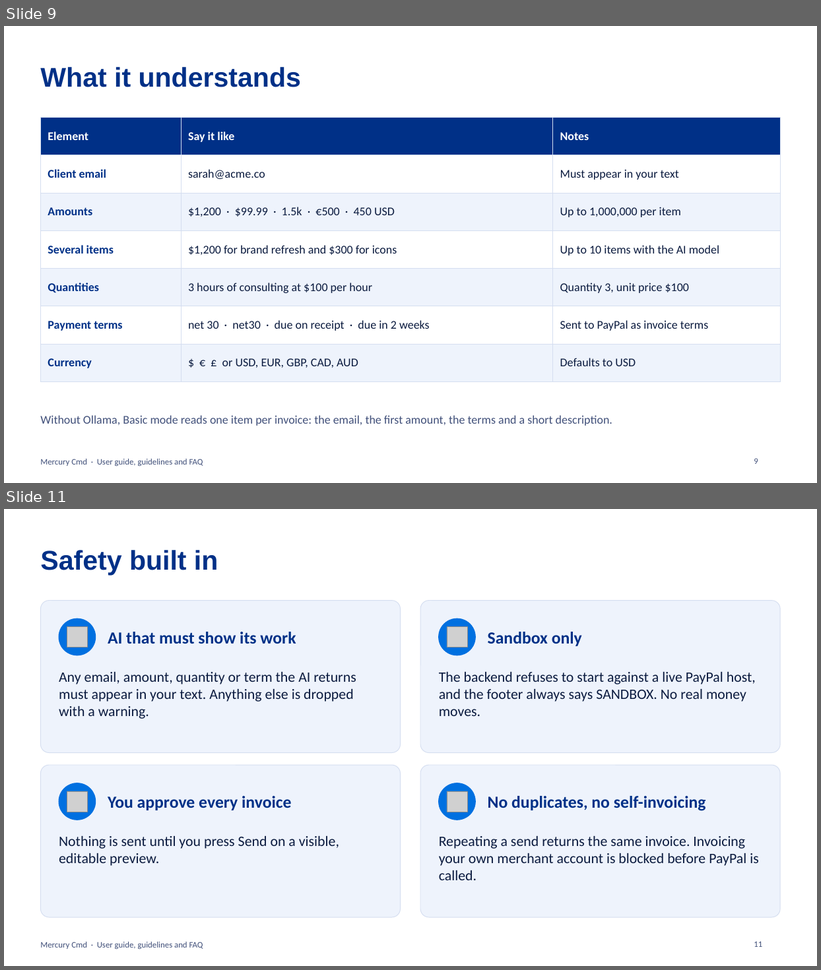
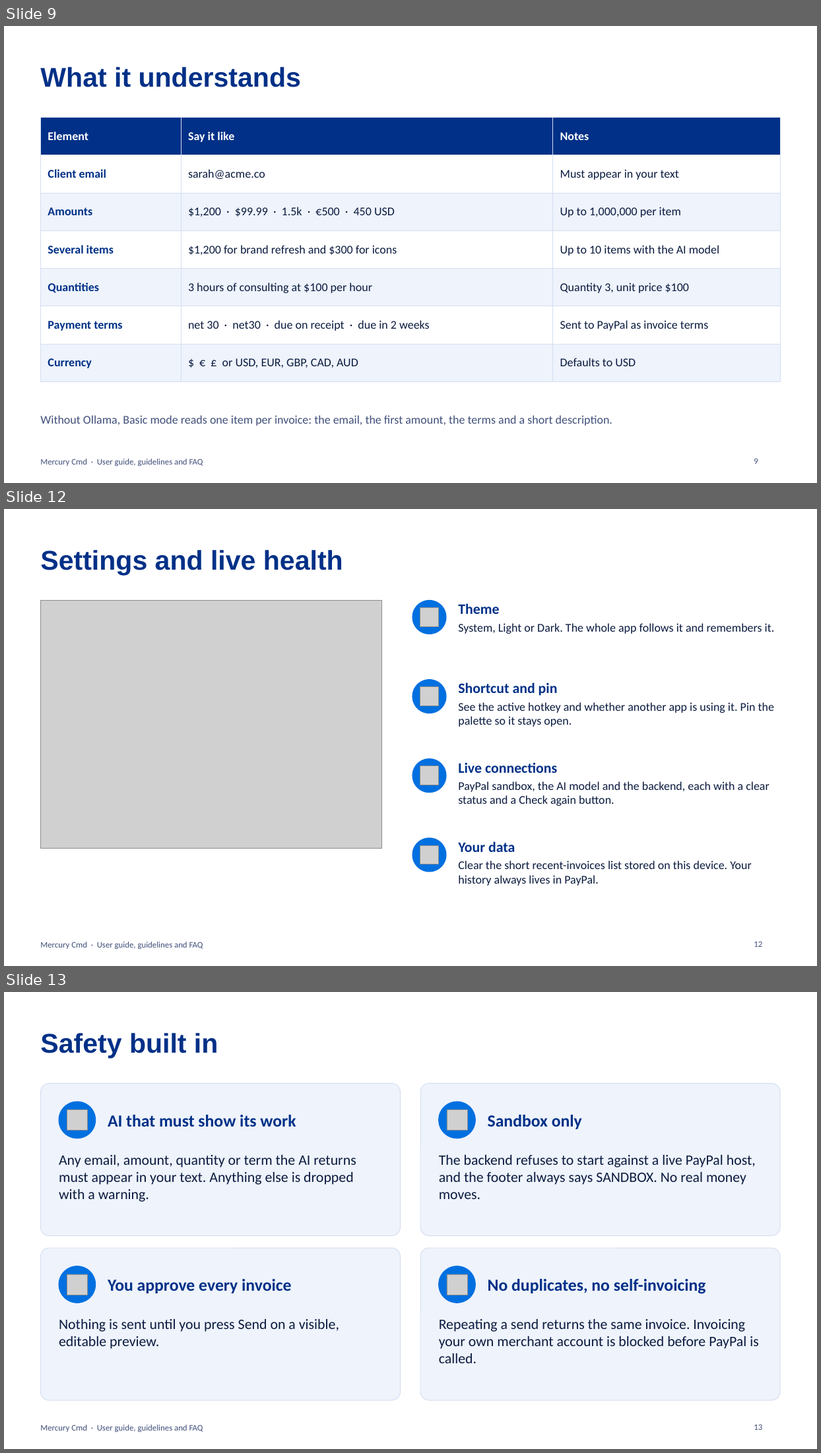
Before and after one commit to vignarajj/mercury_cmd_paypal, a slide deck: docs/Mercury-Cmd-Guide.pptx. Shown one above the other, each under a label of ours: slides 9 and 11 before the commit, slides 9, 12 and 13 after it; the slides between them are not shown. The pictures are 821x970 and 821x1453 pixels, drawn with LibreOffice and Linux fonts; fonts in the diff are those of the drawing; grey boxes stand for pictures. Boxes give left, top, right and bottom in pixels: in the first picture for what was removed or moved away, otherwise in the second. Text is boxed around its words. In the diff, an @@ line names an element or a change of style, - is before the commit and + after.

Commit message:
docs: Dashboard screenshots, guide deck, testing matrix and spec
Regenerated screenshots (including the Dashboard with made-up data), a 23-slide guide, new scenarios in the testing matrix and a Dashboard section in the spec.

```diff
--- a/docs/Mercury-Cmd-Guide.pptx
+++ b/docs/Mercury-Cmd-Guide.pptx
@@ slide 12 added at <box>4,509,817,966</box>, background #FFFFFF; not listed: 1 template element that a slide beside it also shows @@
@@ title added at <box>40,550,343,575</box>, 32 pt, text #003087, bold @@
+Settings and live health
@@ picture added at <box>40,601,382,848</box> @@
@@ ellipse added at <box>413,601,446,634</box>, fill #0070E0, outline #0070E0 1 pt @@
@@ text added at <box>458,603,499,614</box>, 17 pt, text #003087, bold @@
+Theme
@@ picture added at <box>420,608,439,626</box> @@
@@ text added at <box>458,623,775,634</box>, 14 pt, text #0B1B3F @@
+System, Light or Dark. The whole app follows it and remembers it.
@@ ellipse added at <box>413,680,446,714</box>, fill #0070E0, outline #0070E0 1 pt @@
@@ text added at <box>458,683,558,696</box>, 17 pt, text #003087, bold @@
+Shortcut and pin
@@ picture added at <box>420,687,439,706</box> @@
@@ text added at <box>458,702,774,727</box>, 14 pt, text #0B1B3F @@
+See the active hotkey and whether another app is using it. Pin the palette so it stays open.
@@ ellipse added at <box>413,759,446,793</box>, fill #0070E0, outline #0070E0 1 pt @@
@@ text added at <box>458,762,557,773</box>, 17 pt, text #003087, bold @@
+Live connections
@@ picture added at <box>420,766,439,786</box> @@
@@ text added at <box>458,782,770,806</box>, 14 pt, text #0B1B3F @@
+PayPal sandbox, the AI model and the backend, each with a clear status and a Check again button.
@@ ellipse added at <box>413,838,446,872</box>, fill #0070E0, outline #0070E0 1 pt @@
@@ text added at <box>458,842,515,852</box>, 17 pt, text #003087, bold @@
+Your data
@@ picture added at <box>420,846,439,865</box> @@
@@ text added at <box>458,861,752,886</box>, 14 pt, text #0B1B3F @@
+Clear the short recent-invoices list stored on this device. Your history always lives in PayPal.
@@ page number added at <box>754,941,762,947</box>, 10 pt, text #41507A @@
+12
@@ what was slide 11 is now slide 13 @@
@@ page number at <box>754,1424,762,1430</box>: text changed @@
-11
+13
```
Also in this commit, not shown: 3 slides changed, 2 other slides added, 18 other files.
